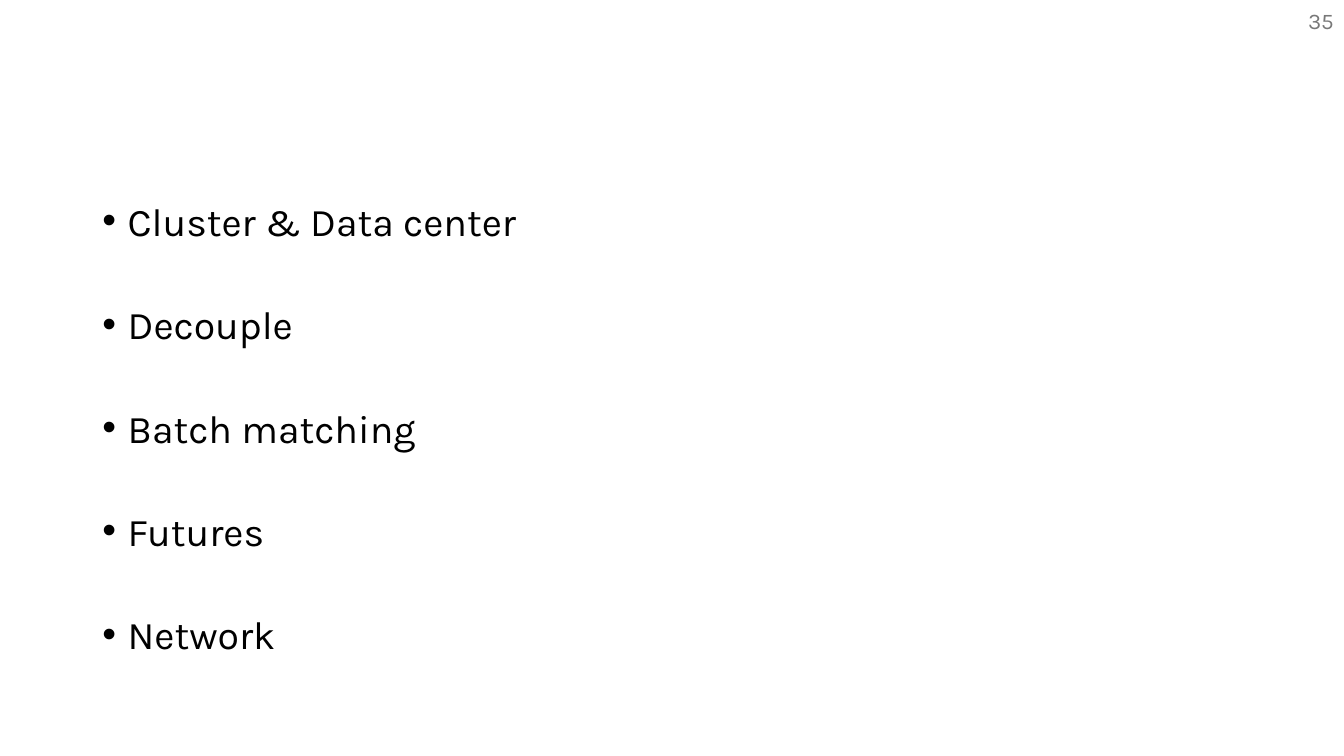
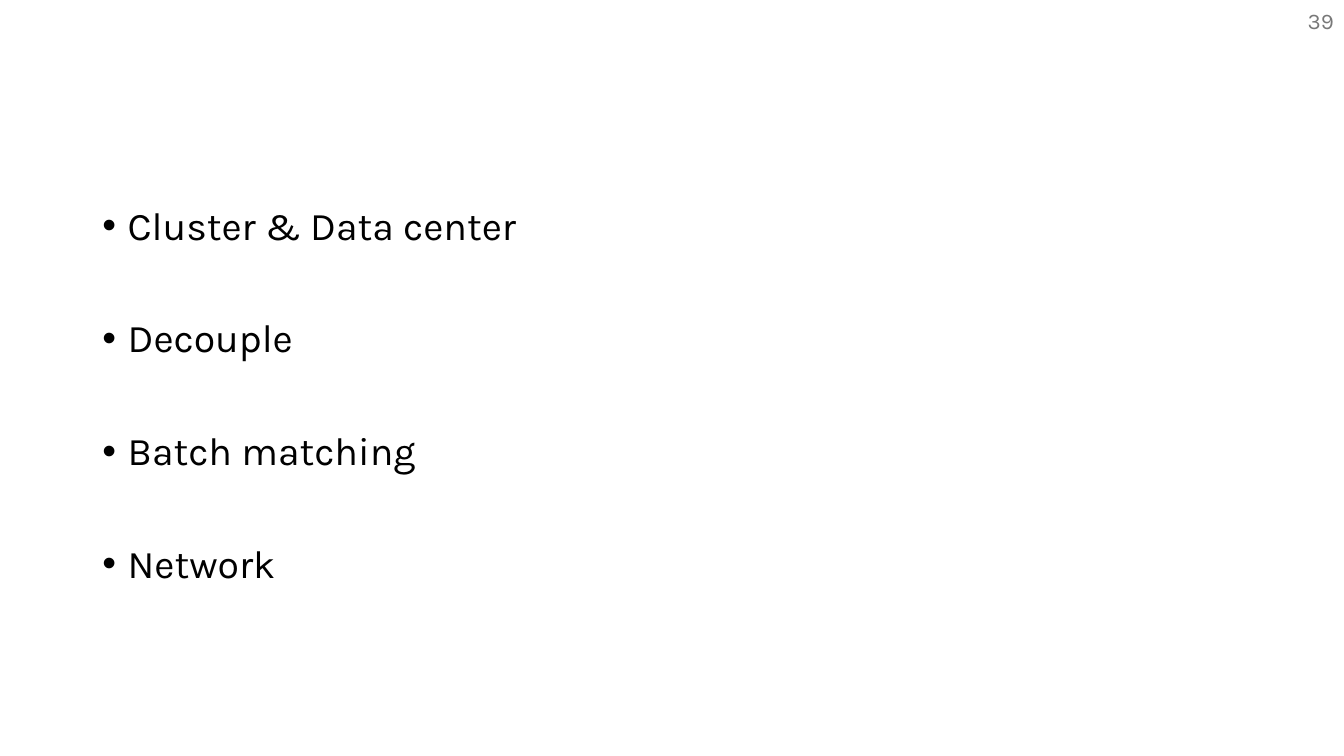
Before and after one commit to TerryChengTW/Dc3n, a slide deck: slide 40 of dc3n.pptx (slide 36 before the commit). Drawn at 1344x756 pixels with LibreOffice and Linux fonts; fonts in the diff are those of the drawing. Boxes give left, top, right and bottom in pixels: in the first picture for what was removed or moved away, otherwise in the second. Text is boxed around its words. In the diff, an @@ line names an element or a change of style, - is before the commit and + after.

```diff
--- a/dc3n.pptx
+++ b/dc3n.pptx
@@ page number at (1308,15,1334,29): text changed @@
-35
+39
@@ text "Cluster & Data center" at (128,213,516,579): line spacing 0.8 to 0.9 @@
@@ text at (128,521,264,547): paragraph removed @@
-• Futures
```
Also in this commit, not shown: 6 other slides changed, 4 slides added, 6 other files.
